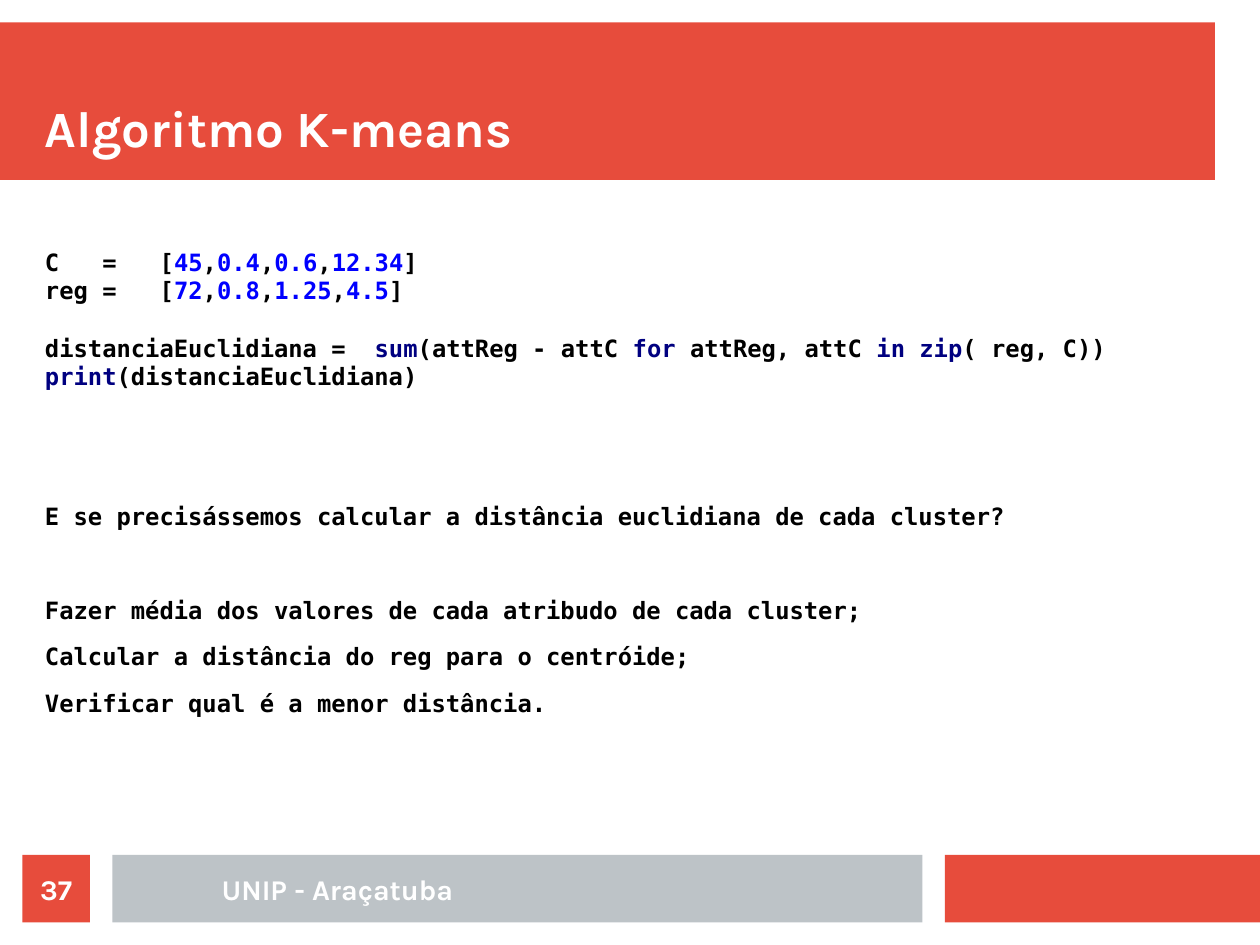
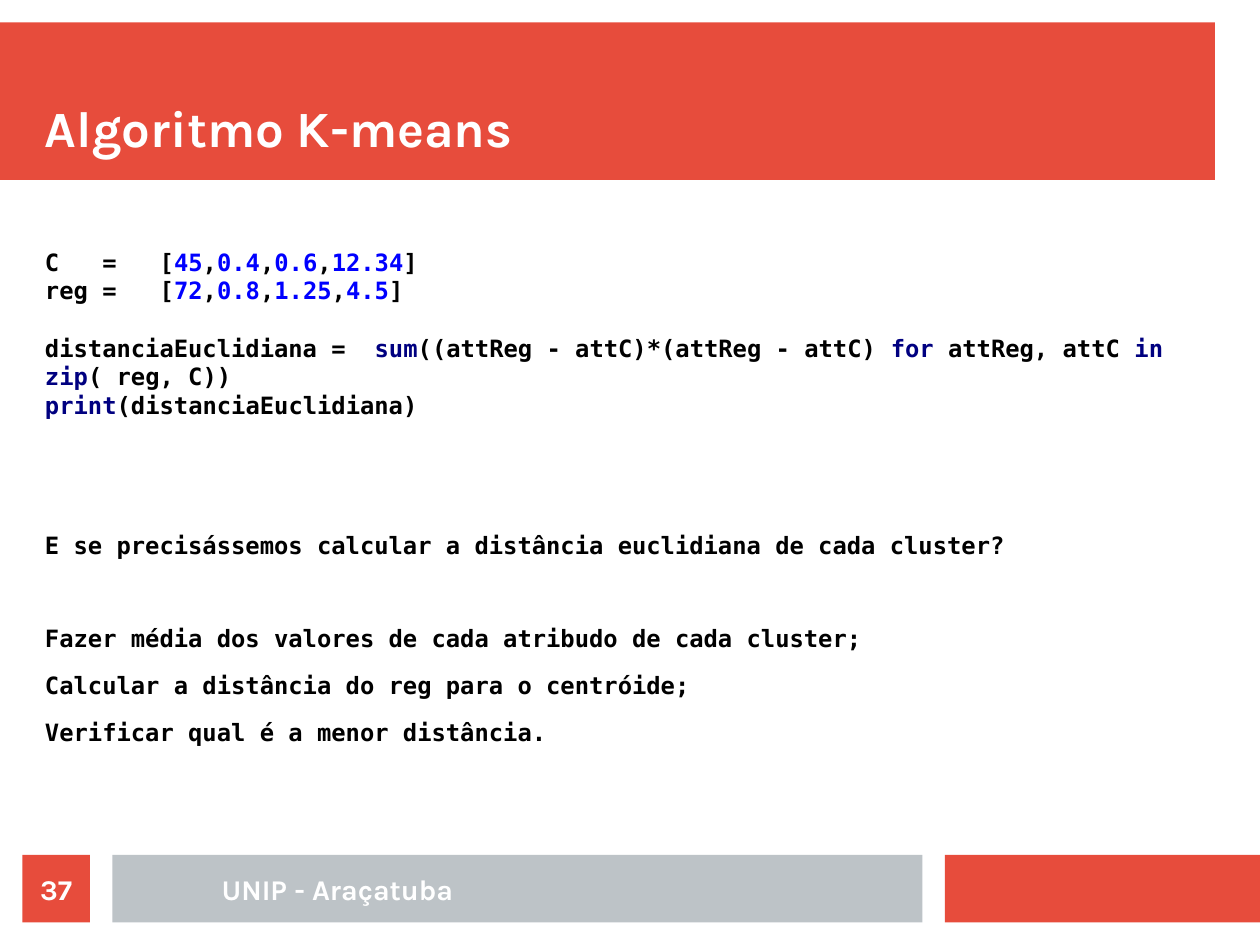
Before and after one commit to rafaelstojoao/pos-unip, a slide deck: slide 37 of [2020][modulo][Machine_Learning]/[aula]02[Agrupamento].odp. Drawn at 1260x945 pixels with LibreOffice and Linux fonts; fonts in the diff are those of the drawing. Boxes give left, top, right and bottom in pixels: in the first picture for what was removed or moved away, otherwise in the second. Text is boxed around its words. In the diff, an @@ line names an element or a change of style, - is before the commit and + after.

```diff
--- a/[2020][modulo][Machine_Learning]/[aula]02[Agrupamento].odp
+++ b/[2020][modulo][Machine_Learning]/[aula]02[Agrupamento].odp
@@ text at bbox=[45, 253, 1163, 419]: text changed @@
-C = [45,0.4,0.6,12.34]
-reg = [72,0.8,1.25,4.5]
-distanciaEuclidiana = sum(attReg - attC for attReg, attC in zip( reg, C))
-print(distanciaEuclidiana)
+C = [45,0.4,0.6,12.34]
+reg = [72,0.8,1.25,4.5]
+distanciaEuclidiana = sum((attReg - attC)*(attReg - attC) for attReg, attC in zip( reg, C))
+print(distanciaEuclidiana)
```
Also in this commit, not shown: 6 other slides changed, 1 slide added, 4 other files.
